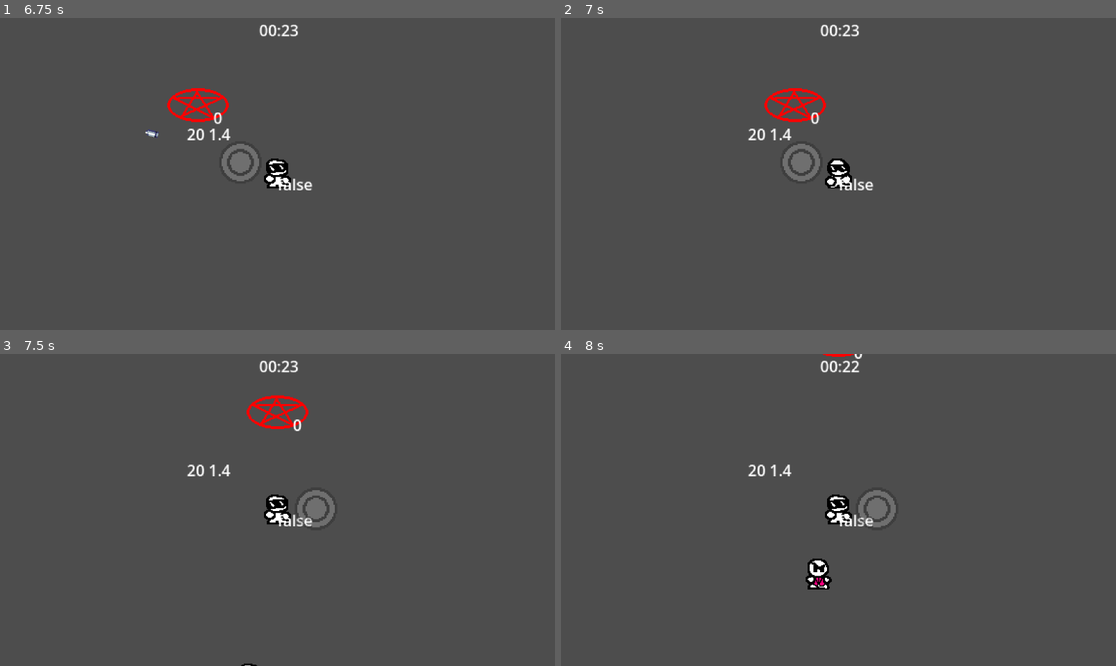
Above: before the commit, frames 1-4 (two rows, left to right).
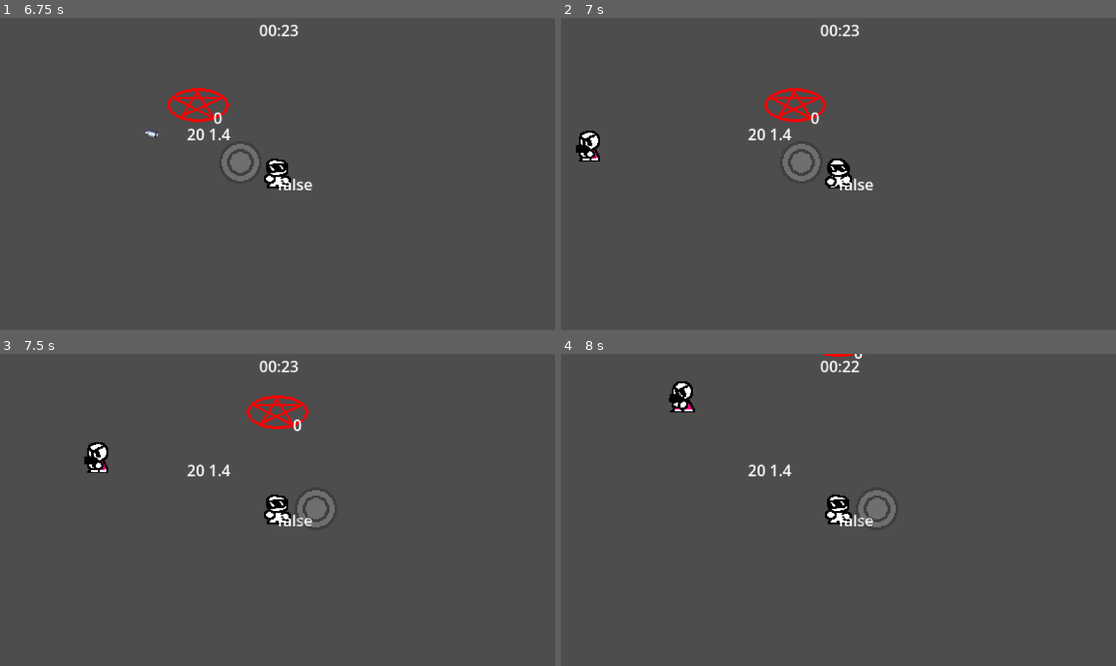
Above: after the commit, the same moments.

Repository: Daxlate/SunglassesJoey
Game: Godot game, scene res://scenes/main_menu.tscn
Two runs of this game, one before a commit and one after it. Both use one fixed random seed, a clock stepped at 60 frames per second and the inputs below.
Inputs (mouse positions are in pixels of both pictures, inside the frame that each line leads up to):
- Up to frame 1 (6.75 s): click (277, 186) at 0.5 s; click "Edit me" at 1.25 s; click "Edit me" at 2 s; move the mouse to (399, 158) at 2.77 s; hold D (MoveRight) 2.78-3.53 s; hold Right mouse button (punch) 2.78-3.53 s; move the mouse to (166, 189) at 3.52 s; hold S (MoveDown) 3.53-4.28 s; click (166, 189) at 3.6 s; move the mouse to (333, 105) at 4.27 s; hold D (MoveRight) 4.28-5.03 s; hold Right mouse button (punch) 4.28-5.03 s; move the mouse to (249, 236) at 5.02 s; hold W (MoveUp) 5.03-5.78 s; click (249, 236) at 5.1 s; move the mouse to (444, 220) at 5.77 s; hold Right mouse button (punch) 5.78-6.53 s; hold A (MoveLeft) from 5.78 s (still down); move the mouse to (111, 127) at 6.52 s; click (111, 127) at 6.6 s
- Up to frame 2 (7 s): keep holding A (MoveLeft)
- Up to frame 3 (7.5 s): move the mouse to (305, 510) at 7.27 s; release A (MoveLeft) at 7.28 s; hold S (MoveDown) from 7.28 s (still down); hold Right mouse button (punch) from 7.28 s (still down)
- Up to frame 4 (8 s): keep holding S (MoveDown); keep holding Right mouse button (punch)

Frame 1 is identical in both runs. In frame 2, 0.4% of the frame differs, in the area x 2-8%, y 36-47%; in frame 3, 0.4%; in frame 4, 0.7%, in the area x 19-49%, y 8-76%.

Commit message:
bullet pause

Diff:
--- a/scenes/mainscene.tscn
+++ b/scenes/mainscene.tscn
@@ -33,11 +33,8 @@
 "version": 3
 }
 
-[node name="Mainscene" type="Node2D" unique_id=1728026456 node_paths=PackedStringArray("Wavetimer", "testlabel")]
+[node name="Mainscene" type="Node2D" unique_id=1728026456]
 process_mode = 3
-script = ExtResource("1_4c2fu")
-Wavetimer = NodePath("WaveSpawnTimer")
-testlabel = NodePath("Joey/Label3")
 
 [node name="Joey" parent="." unique_id=610775385 instance=ExtResource("1_wtdyi")]
 process_mode = 3
@@ -107,7 +104,12 @@
 position = Vector2(0.48962814, 192.002)
 shape = SubResource("WorldBoundaryShape2D_golqe")
 
-[node name="WaveSpawnTimer" type="Timer" parent="." unique_id=1954900178]
+[node name="Spawn Control" type="Node2D" parent="." unique_id=345390515 node_paths=PackedStringArray("Wavetimer", "testlabel")]
+script = ExtResource("1_4c2fu")
+Wavetimer = NodePath("WaveSpawnTimer")
+testlabel = NodePath("../Joey/Label3")
+
+[node name="WaveSpawnTimer" type="Timer" parent="Spawn Control" unique_id=1954900178]
 process_mode = 1
 wait_time = 1.4
 autostart = true
@@ -124,4 +126,4 @@
 main_menu = SubResource("PackedScene_l58e3")
 label = NodePath("../Joey/Label2")
 
-[connection signal="timeout" from="WaveSpawnTimer" to="." method="_on_timer_timeout"]
+[connection signal="timeout" from="Spawn Control/WaveSpawnTimer" to="Spawn Control" method="_on_wave_spawn_timer_timeout"]
--- a/scripts/Maincontrol.gd
+++ b/scripts/Maincontrol.gd
@@ -35,7 +35,7 @@
 
 
 
-func _on_timer_timeout() -> void:
+func _on_wave_spawn_timer_timeout() -> void:
 	if Spawn_amount == Spawn_cap:
 		Spawn_amount = 0
 		Spawn_cap = Spawn_cap * Spawn_multiplier
@@ -46,9 +46,10 @@
 	spawner()
 	Spawn_amount += 1
 
+
 func testpreset():
 	var rand_range = randi_range(1,10)
-	if rand_range < 8:
+	if rand_range < 0:
 		spawnmobmelee()
 	else:
 		spawnmobranged()
--- a/scripts/evil_bullet.gd
+++ b/scripts/evil_bullet.gd
@@ -4,14 +4,17 @@
 
 func _physics_process(delta: float) -> void:
 	var Speed = 1000
-	const RANGE = 1300
-
 	var direction = Vector2.RIGHT.rotated(rotation)
-	position += direction * 500 * delta
-
-	traveled_distance += Speed * delta
-	if traveled_distance > RANGE:
-		queue_free()
+	const RANGE = 3300
+	if !get_tree().paused:
+		self.collision_mask = 1
+		position += direction * 500 * delta
+		if traveled_distance > RANGE:
+			queue_free()
+		traveled_distance += Speed * delta
+	else:
+		position += direction * 1 * delta
+		self.collision_mask = 100
 
 
 func _on_body_entered(body):
